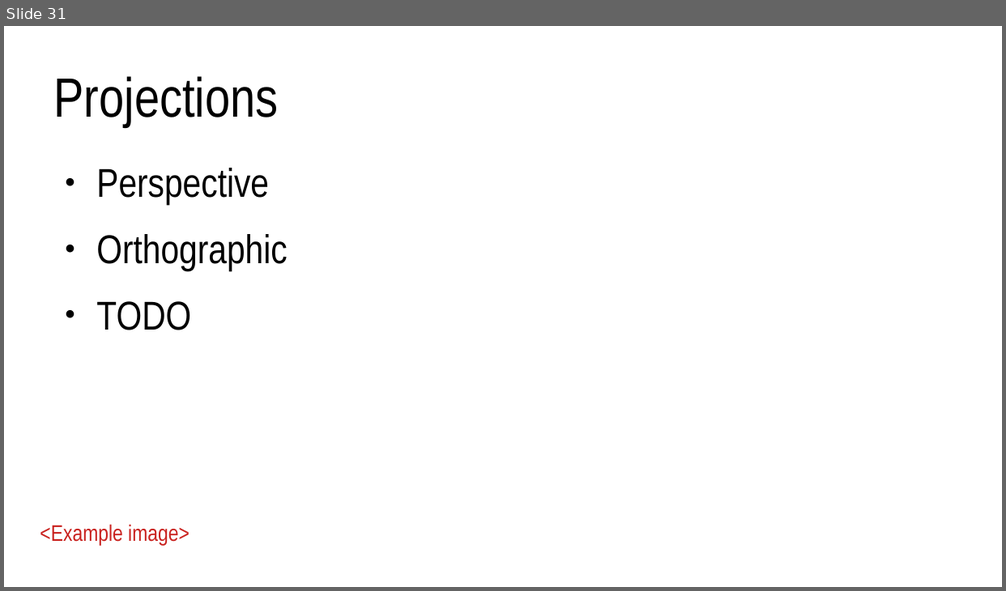
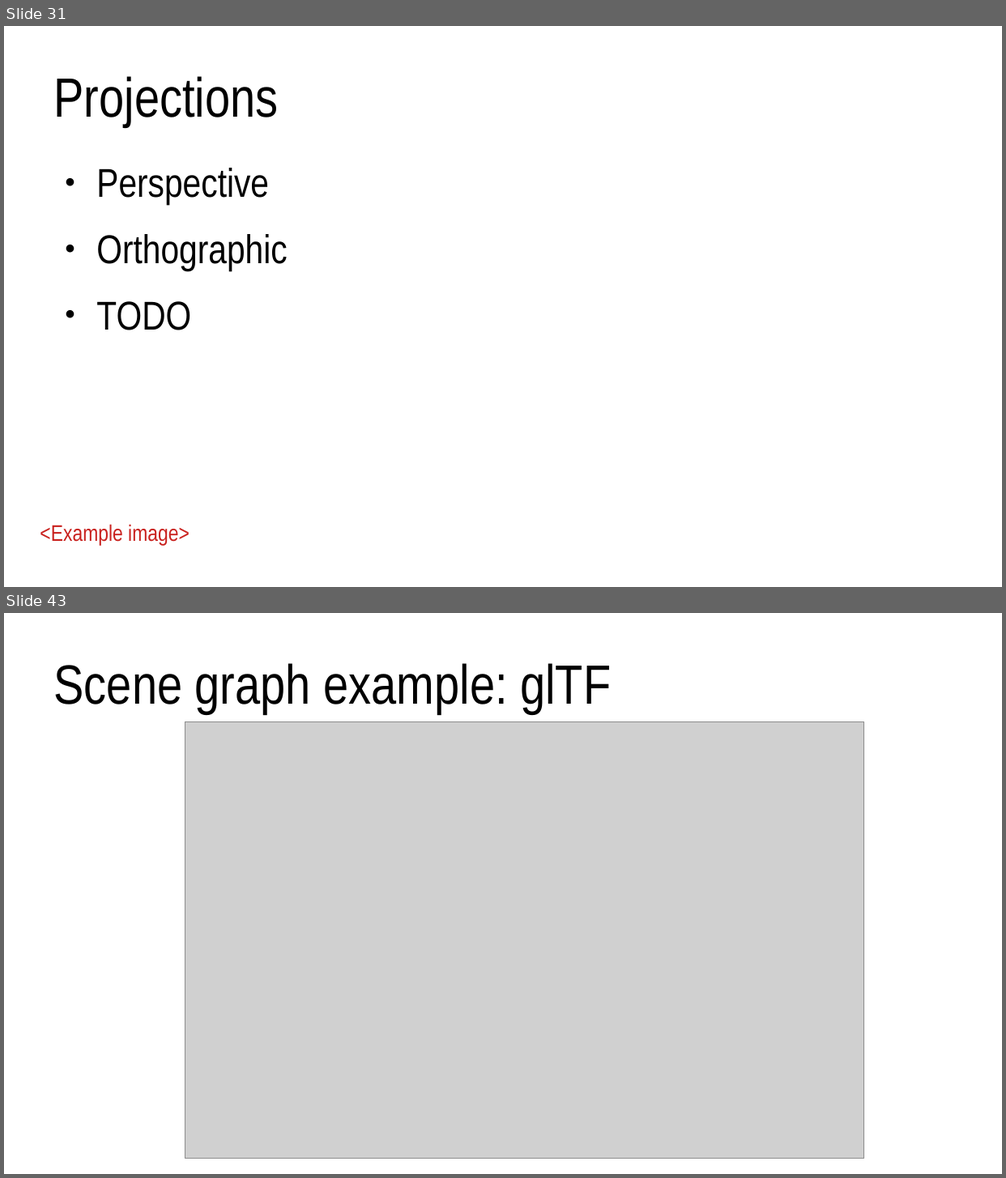
Before and after one commit to lorentzo/IntroductionToComputerGraphics, a slide deck: lectures/3_foundations_3d_scene/3_5_transformations.odp. Shown one above the other, each under a label of ours: slide 31 before the commit, slides 31 and 43 after it; the slides between them are not shown. The pictures are 1006x591 and 1006x1178 pixels, drawn with LibreOffice and Linux fonts; fonts in the diff are those of the drawing; grey boxes stand for pictures. Boxes give left, top, right and bottom in pixels: in the first picture for what was removed or moved away, otherwise in the second. Text is boxed around its words. In the diff, an @@ line names an element or a change of style, - is before the commit and + after.

```diff
--- a/lectures/3_foundations_3d_scene/3_5_transformations.odp
+++ b/lectures/3_foundations_3d_scene/3_5_transformations.odp
@@ slide 43 added at (4, 613, 1002, 1174), background #FFFFFF @@
@@ title added at (54, 663, 611, 714), 44 pt, text #000000 @@
+Scene graph example: glTF
@@ picture added at (185, 722, 864, 1159) @@
```
Also in this commit, not shown: 1 slide changed, 12 other slides added, 4 other files.
